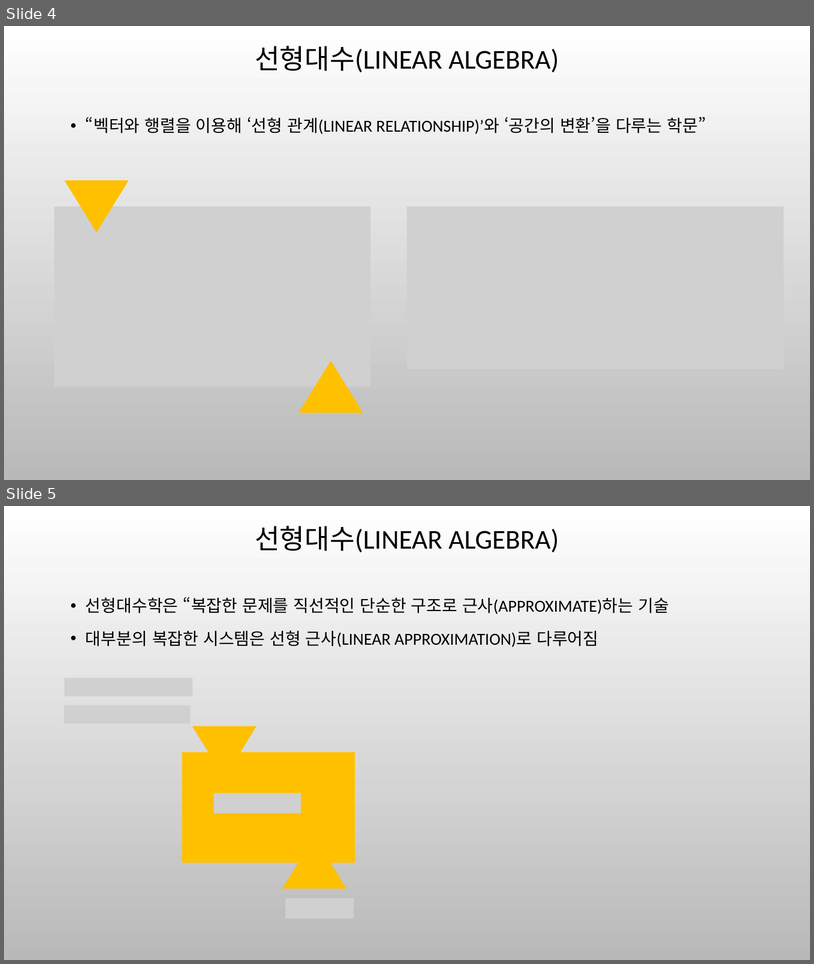
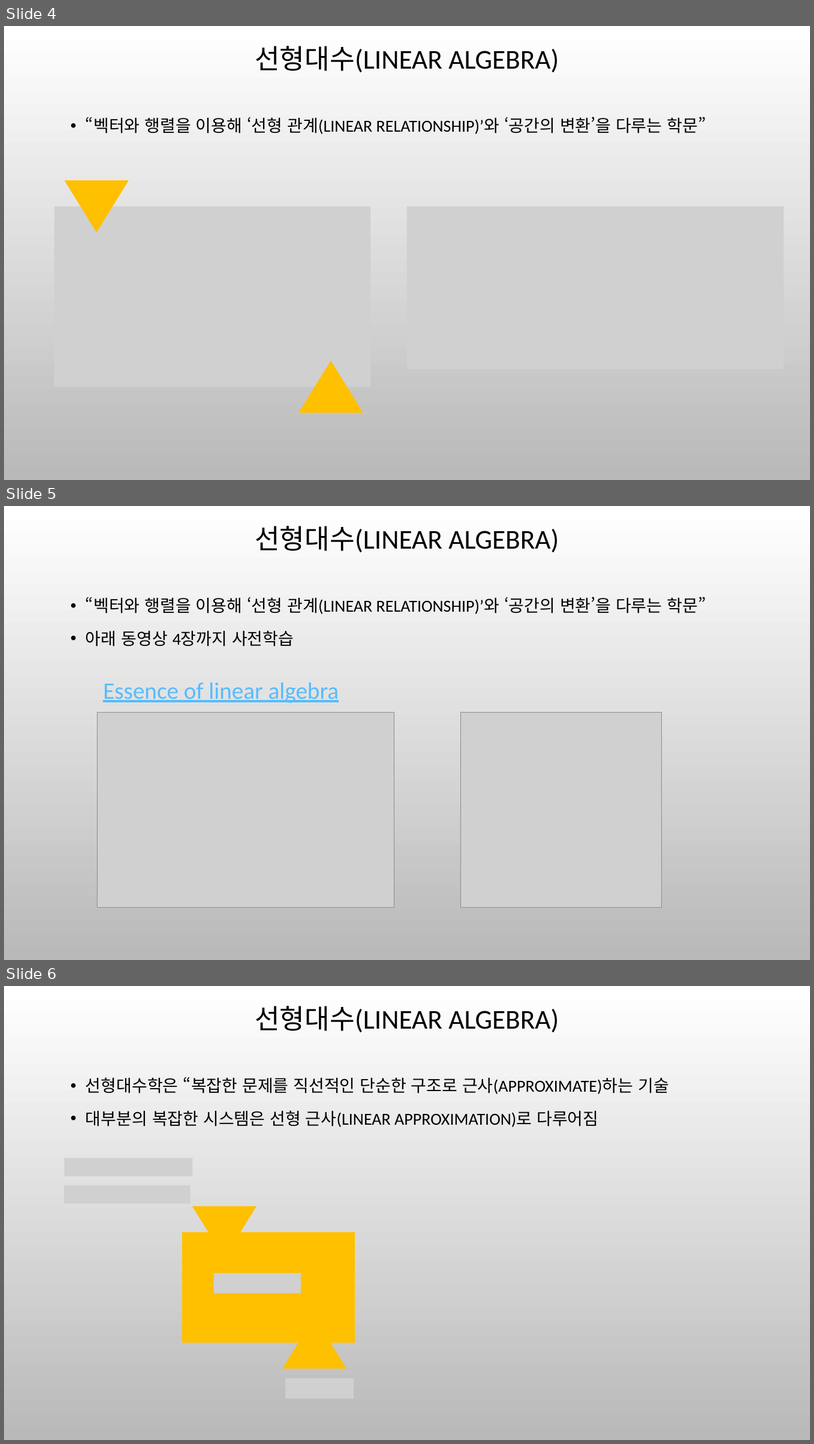
Before and after one commit to ancestor9/mathematics-for-machine-learning, a slide deck: 6_Matrix_vectors.pptx. Shown one above the other, each under a label of ours: slides 4 and 5 before the commit, slides 4, 5 and 6 after it. The pictures are 814x964 and 814x1444 pixels, drawn with LibreOffice and Linux fonts; fonts in the diff are those of the drawing; grey boxes stand for pictures; background and template pictures are left out. Boxes give left, top, right and bottom in pixels: in the first picture for what was removed or moved away, otherwise in the second. Text is boxed around its words. In the diff, an @@ line names an element or a change of style, - is before the commit and + after.

```diff
--- a/6_Matrix_vectors.pptx
+++ b/6_Matrix_vectors.pptx
@@ slide 5 added at (x1=4, y1=506, x2=810, y2=960), background picture (left out) @@
@@ title added at (x1=255, y1=526, x2=559, y2=552), 32.4 pt, text #000000 @@
+선형대수(LINEAR ALGEBRA)
@@ text added at (x1=86, y1=597, x2=706, y2=646), 20 pt, text #000000 @@
+• “벡터와 행렬을 이용해 ‘선형 관계(LINEAR RELATIONSHIP)’와 ‘공간의 변환’을 다루는 학문”
+• 아래 동영상 4장까지 사전학습
@@ text added at (x1=103, y1=682, x2=339, y2=703), 28 pt, text #56BCFE, underline @@
+Essence of linear algebra
@@ picture added at (x1=97, y1=712, x2=394, y2=907) @@
@@ picture added at (x1=461, y1=712, x2=662, y2=907) @@
@@ what was slide 5 is now slide 6 @@
```
